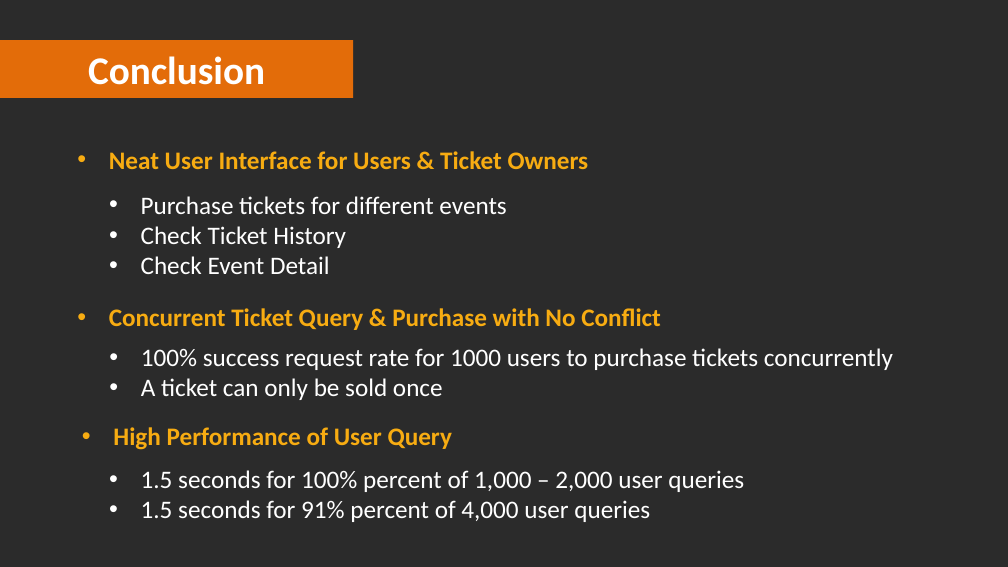
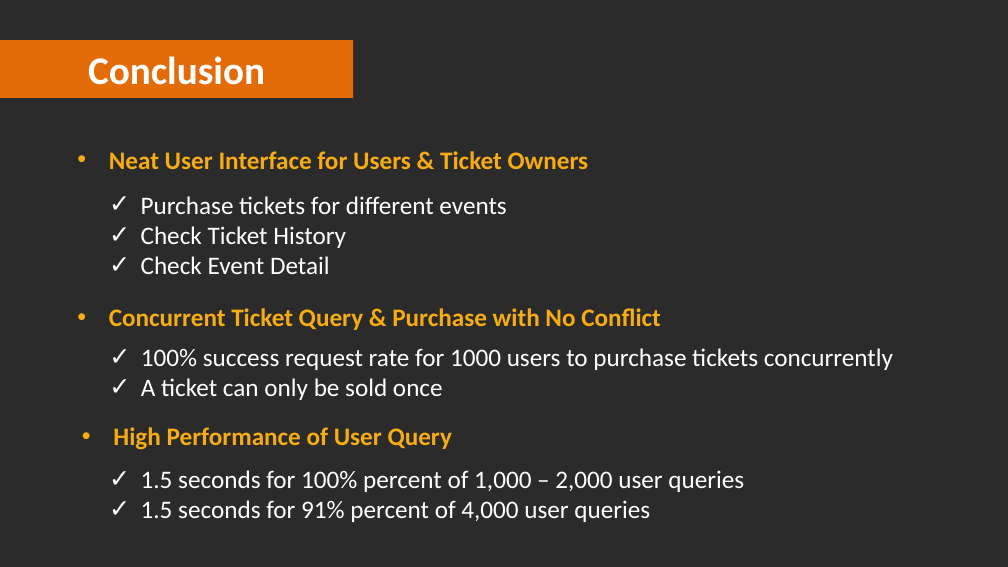
Before and after one commit to kinyang007/CSYE7200_Team5, a slide deck: slide 25 of Final_Presentation_Team_5 .pptx. Drawn at 1008x567 pixels with LibreOffice and Linux fonts; fonts in the diff are those of the drawing; background and template pictures are left out; a plain dark background stands for a picture behind light text. Boxes give left, top, right and bottom in pixels: in the first picture for what was removed or moved away, otherwise in the second. Text is boxed around its words. In the diff, an @@ line names an element or a change of style, - is before the commit and + after.

```diff
--- a/Final_Presentation_Team_5 .pptx
+++ b/Final_Presentation_Team_5 .pptx
@@ bullet • to ✓ in 3 elements at [141,196,506,274], [141,348,893,400], [141,470,744,522] @@
```
Also in this commit, not shown: 8 other slides changed, 1 slide removed.
